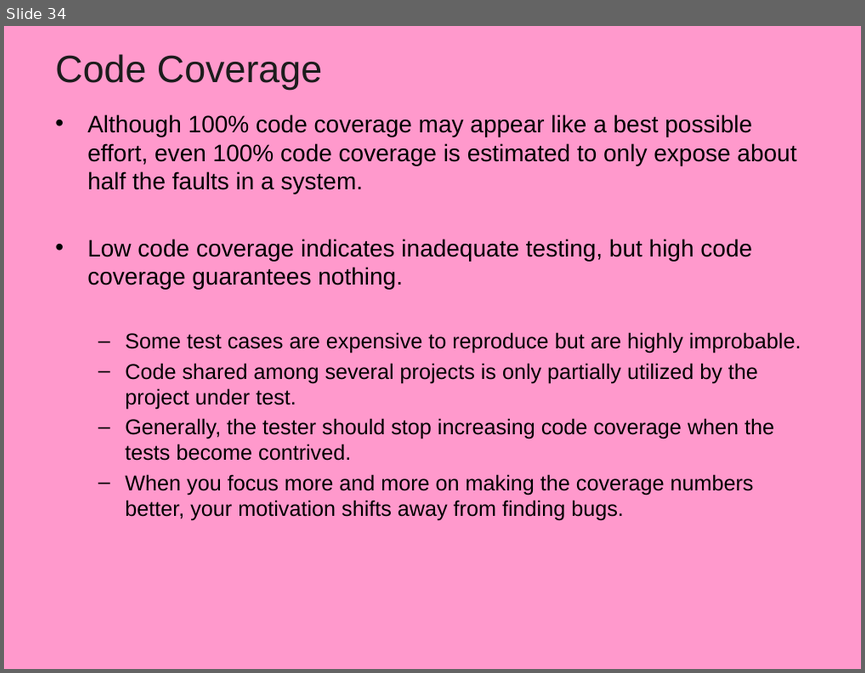
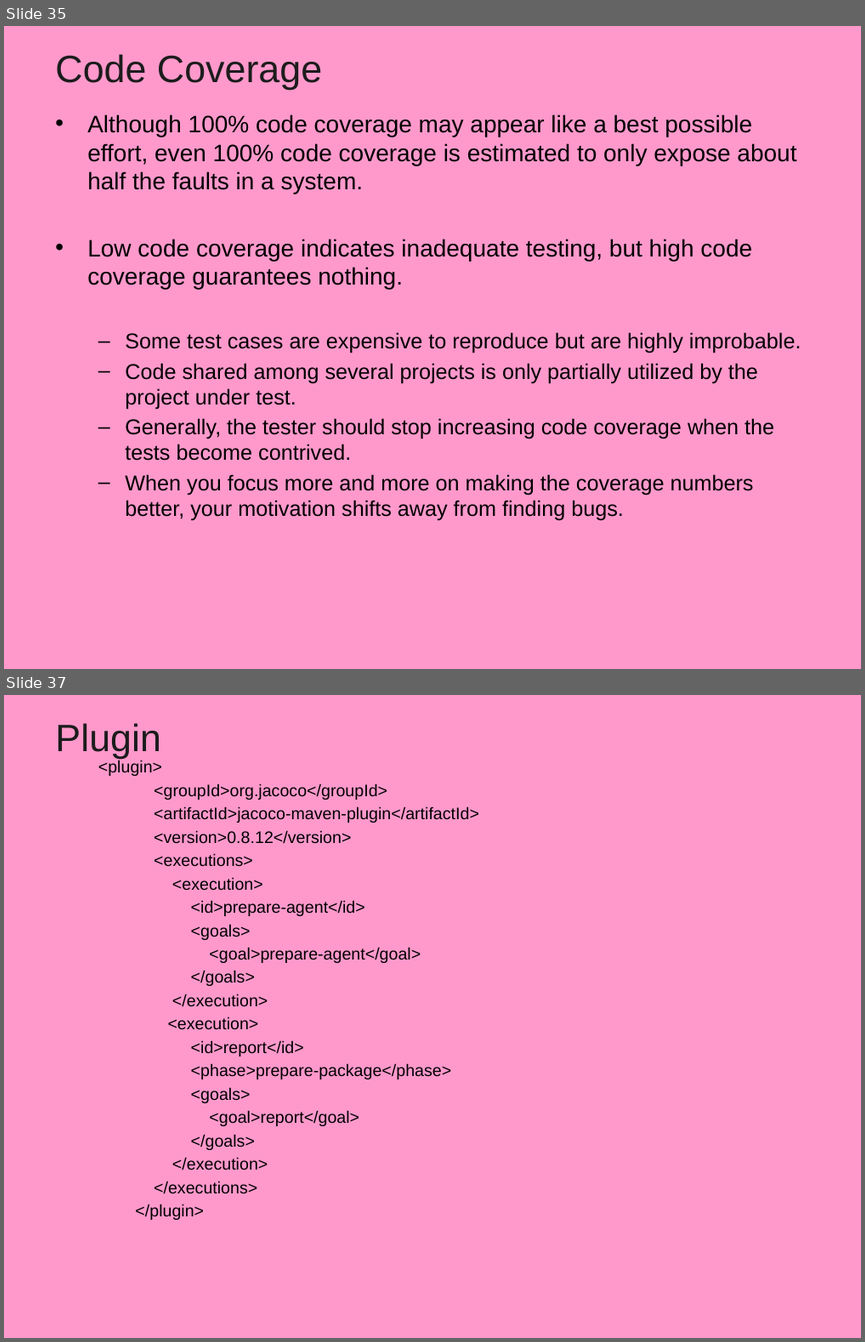
Before and after one commit to vatsanTraining/training_jan_2026, a slide deck: 14_Junit5.pptx. Shown one above the other, each under a label of ours: slide 34 before the commit, slides 35 and 37 after it; the slides between them are not shown. The pictures are 865x673 and 865x1342 pixels, drawn with LibreOffice and Linux fonts; fonts in the diff are those of the drawing; background and template pictures are left out. Boxes give left, top, right and bottom in pixels: in the first picture for what was removed or moved away, otherwise in the second. Text is boxed around its words. In the diff, an @@ line names an element or a change of style, - is before the commit and + after.

```diff
--- a/14_Junit5.pptx
+++ b/14_Junit5.pptx
@@ slide 37 added at [4,695,861,1338], background picture (left out) @@
@@ title added at [55,723,160,759], 32 pt, text #1C1C1C @@
+Plugin
@@ text added at [98,760,479,1219], 14 pt, text #000000 @@
+  <plugin>
+  <groupId>org.jacoco</groupId>
+  <artifactId>jacoco-maven-plugin</artifactId>
+  <version>0.8.12</version>
+  <executions>
+  <execution>
+  <id>prepare-agent</id>
+  <goals>
+  <goal>prepare-agent</goal>
+  </goals>
+  </execution>
+  <execution>
+  <id>report</id>
+  <phase>prepare-package</phase>
+  <goals>
+  <goal>report</goal>
+  </goals>
+  </execution>
+  </executions>
+  </plugin>
@@ what was slide 34 is now slide 35 @@
```
Also in this commit, not shown: 2 slides changed, 24 other slides added, 6 slides removed.
